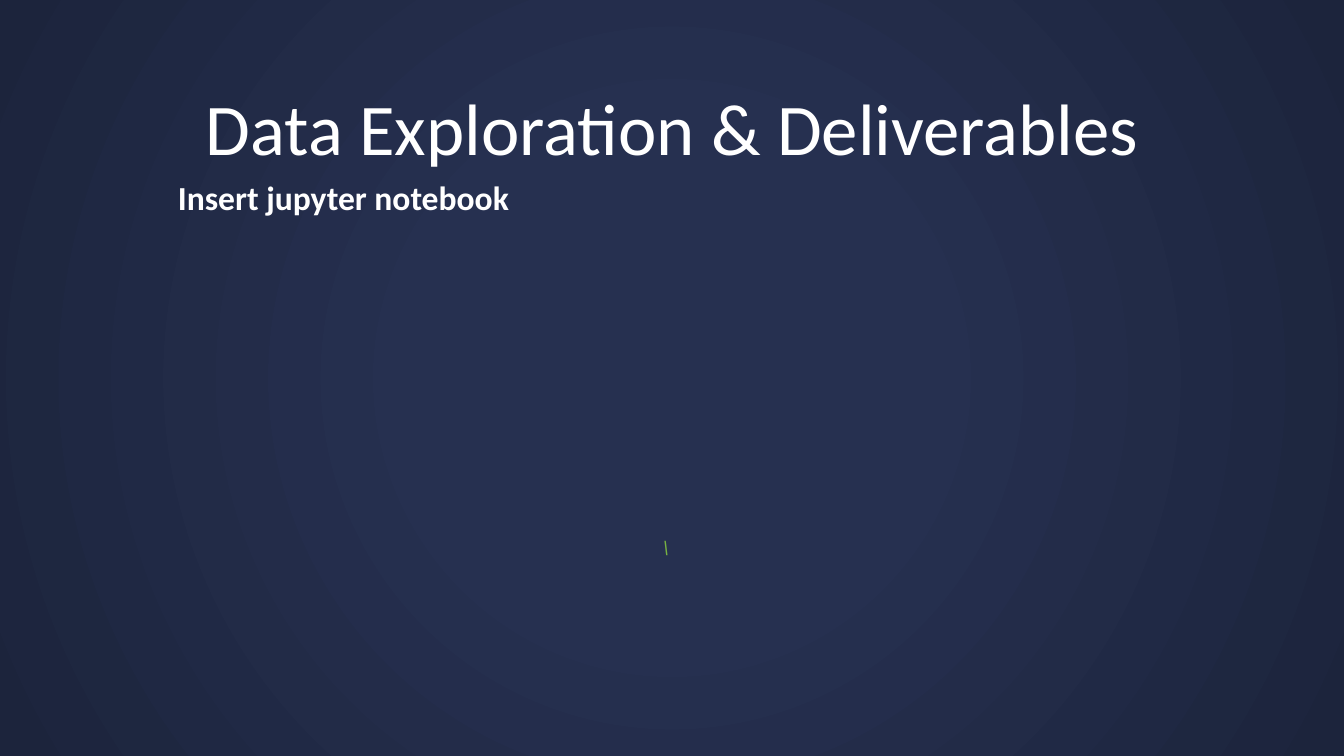
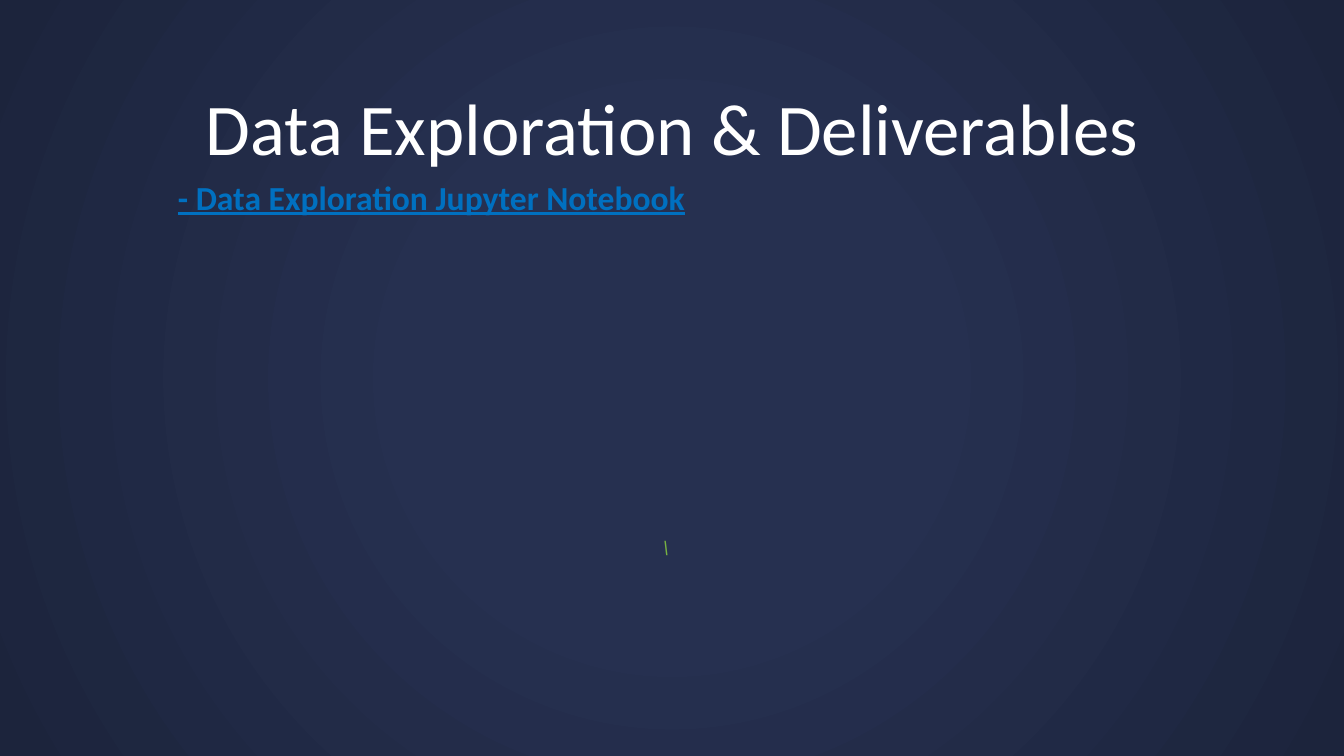
Before and after one commit to missymeyer/ProjectOne, a slide deck: slide 10 of Presentation_ProjectOne.pptx. Drawn at 1344x756 pixels with LibreOffice and Linux fonts; fonts in the diff are those of the drawing. Boxes give left, top, right and bottom in pixels: in the first picture for what was removed or moved away, otherwise in the second. Text is boxed around its words. In the diff, an @@ line names an element or a change of style, - is before the commit and + after.

```diff
--- a/Presentation_ProjectOne.pptx
+++ b/Presentation_ProjectOne.pptx
@@ text at (196, 186, 685, 215): text changed; text colour #FFFFFF to #0070C0 @@
-Insert jupyter notebook
+- Data Exploration Jupyter Notebook
```
Also in this commit, not shown: 1 other slide changed, 1 other file.
